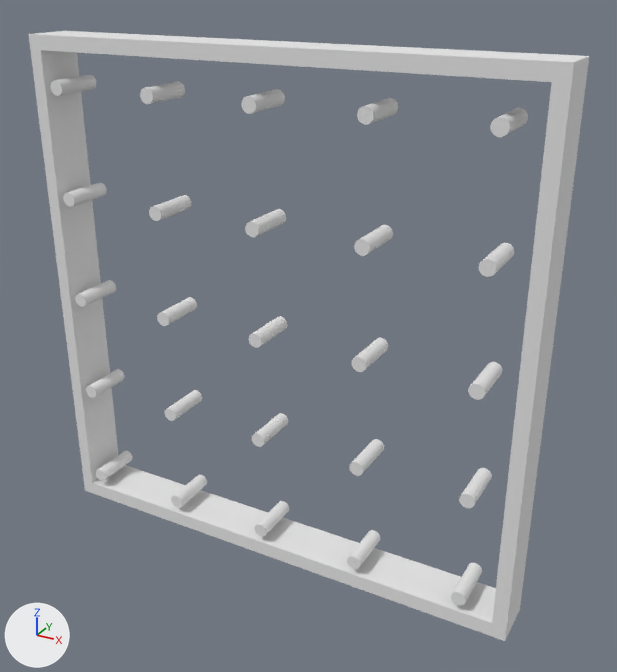
What one commit did to the OBJ model Models/iLQG-TRO-Task1-Pole5x5.obj.
One viewpoint serves both versions: a 50 mm camera at (26.2, -27.8, 23.2) aimed at (11.2, -0.5, 9.6). The axes (+X, +Y, +Z) are drawn at lower left. The lights are the same throughout. Where no turn or scale is listed for an object, it has been applied to the vertices.

Objects in the first picture: 'iLQG-TRO-Task1-Pole5x5'.
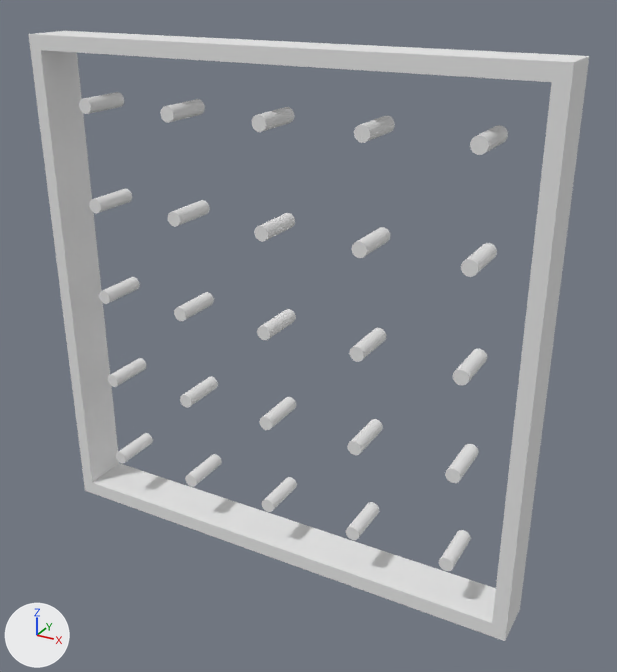
Commit message: revised PoleNxN models

The change, as a diff of the scene's bpy script:
```diff
--- a/Models/iLQG-TRO-Task1-Pole5x5.obj.py
+++ b/Models/iLQG-TRO-Task1-Pole5x5.obj.py
@@ me_ilqg_tro_task1_pole5x5 @@
 me_ilqg_tro_task1_pole5x5.from_pydata(...)  # 1216 vertices, 674 faces; spans x -0.6..20.6, y -2.0..0.0, z -0.6..20.6
+# me_ilqg_tro_task1_pole5x5 part 1: a new loose piece, a 24-sided cylinder along y spanning x 1.7..2.3, y -2.0..0.0, z 13.7..14.3, in mat_frontcolor (white #e7e7e7)
+# me_ilqg_tro_task1_pole5x5 part 2: a new loose piece, a 24-sided cylinder along y spanning x 1.7..2.3, y -2.0..0.0, z 1.7..2.3, in mat_frontcolor (white #e7e7e7)
+# me_ilqg_tro_task1_pole5x5 part 3: a new loose piece, a 24-sided cylinder along y spanning x 1.7..2.3, y -2.0..0.0, z 17.7..18.3, in mat_frontcolor (white #e7e7e7)
+# me_ilqg_tro_task1_pole5x5 part 4: a new loose piece, a 24-sided cylinder along y spanning x 1.7..2.3, y -2.0..0.0, z 5.7..6.3, in mat_frontcolor (white #e7e7e7)
+# me_ilqg_tro_task1_pole5x5 part 5: a new loose piece, a 24-sided cylinder along y spanning x 17.7..18.3, y -2.0..0.0, z 17.7..18.3, in mat_frontcolor (white #e7e7e7)
+# me_ilqg_tro_task1_pole5x5 part 6: a new loose piece, a 24-sided cylinder along y spanning x 5.7..6.3, y -2.0..0.0, z 13.7..14.3, in mat_frontcolor (white #e7e7e7)
+# me_ilqg_tro_task1_pole5x5 part 7: the loose piece of 48 vertices spanning x 4.8..5.4, y -2.0..0.0, z 9.3..9.9 is turned 105 degrees about the y axis through its middle, then moved by (0.9, 0.0, -7.6)
+# me_ilqg_tro_task1_pole5x5 part 8: the loose piece of 48 vertices spanning x 0.3..0.9, y -2.0..0.0, z 4.8..5.4 is turned -135 degrees about the y axis through its middle, then moved by (5.4, 0.0, 0.9)
+# me_ilqg_tro_task1_pole5x5 part 9: the loose piece of 48 vertices spanning x 13.8..14.4, y -2.0..0.0, z 0.3..0.9 is moved by (-4.1, 0.0, 1.4)
+# me_ilqg_tro_task1_pole5x5 part 10: a new loose piece, a 24-sided cylinder along y spanning x 5.7..6.3, y -2.0..0.0, z 17.7..18.3, in mat_frontcolor (white #e7e7e7)
+# me_ilqg_tro_task1_pole5x5 part 11: the loose piece of 48 vertices spanning x 9.3..9.9, y -2.0..0.0, z 4.8..5.4 is turned -60 degrees about the y axis through its middle, then moved by (0.4, 0.0, 0.9)
+# me_ilqg_tro_task1_pole5x5 part 12: a new loose piece, a 24-sided cylinder along y spanning x 17.7..18.3, y -2.0..0.0, z 1.7..2.3, in mat_frontcolor (white #e7e7e7)
+# me_ilqg_tro_task1_pole5x5 part 13: a new loose piece, a 24-sided cylinder along y spanning x 13.7..14.3, y -2.0..0.0, z 1.7..2.3, in mat_frontcolor (white #e7e7e7)
+# me_ilqg_tro_task1_pole5x5 part 14: a new loose piece, a 24-sided cylinder along y spanning x 1.7..2.3, y -2.0..0.0, z 9.7..10.3, in mat_frontcolor (white #e7e7e7)
+# me_ilqg_tro_task1_pole5x5 part 15: a new loose piece, a 24-sided cylinder along y spanning x 5.7..6.3, y -2.0..0.0, z 9.7..10.3, in mat_frontcolor (white #e7e7e7)
+# me_ilqg_tro_task1_pole5x5 part 16: the loose piece of 48 vertices spanning x 0.3..0.9, y -2.0..0.0, z 18.3..18.9 is moved by (9.4, 0.0, -0.6)
+# me_ilqg_tro_task1_pole5x5 part 17: a new loose piece, a 24-sided cylinder along y spanning x 17.7..18.3, y -2.0..0.0, z 5.7..6.3, in mat_frontcolor (white #e7e7e7)
+# me_ilqg_tro_task1_pole5x5 part 18: a new loose piece, a 24-sided cylinder along y spanning x 17.7..18.3, y -2.0..0.0, z 9.7..10.3, in mat_frontcolor (white #e7e7e7)
+# me_ilqg_tro_task1_pole5x5 part 19: a new loose piece, a 24-sided cylinder along y spanning x 13.7..14.3, y -2.0..0.0, z 5.7..6.3, in mat_frontcolor (white #e7e7e7)
+# me_ilqg_tro_task1_pole5x5 part 20: 14 loose pieces with 672 vertices, spanning x 0.3..18.9, y -2.0..0.0, z 0.3..18.9, are deleted
+# me_ilqg_tro_task1_pole5x5 part 21: 4 vertices moved within x 9.7..18.3, y -2.0..0.0, z 9.7..18.3; 252 vertices removed from x 9.3..18.9, y -2.0..0.0, z 9.3..18.9; 252 vertices added at x 9.7..18.3, y -2.0..0.0, z 9.7..18.3
 me_ilqg_tro_task1_pole5x5.materials.append(mat_frontcolor)
```

Where the change shows, as pixel boxes [x1, y1, x2, y2] in the pictures (617 x 672 px; the box of a moved part takes in the faces that stretch with it):
part 1 of me_ilqg_tro_task1_pole5x5, added: after [89, 189, 132, 213]
part 2 of me_ilqg_tro_task1_pole5x5, added: after [116, 433, 153, 463]
part 3 of me_ilqg_tro_task1_pole5x5, added: after [79, 92, 124, 114]
part 4 of me_ilqg_tro_task1_pole5x5, added: after [108, 358, 147, 387]
part 5 of me_ilqg_tro_task1_pole5x5, added: after [470, 125, 508, 155]
part 6 of me_ilqg_tro_task1_pole5x5, added: after [168, 200, 210, 227]
part 7 of me_ilqg_tro_task1_pole5x5, moved or reshaped: before [157, 297, 197, 326]; after [185, 454, 222, 487]
part 8 of me_ilqg_tro_task1_pole5x5, moved or reshaped: before [86, 369, 125, 398]; after [180, 377, 218, 408]
part 9 of me_ilqg_tro_task1_pole5x5, moved or reshaped: before [347, 530, 381, 569]; after [262, 477, 297, 512]
part 10 of me_ilqg_tro_task1_pole5x5, added: after [160, 99, 205, 123]
part 11 of me_ilqg_tro_task1_pole5x5, moved or reshaped: before [252, 413, 288, 447]; after [259, 397, 296, 430]
part 12 of me_ilqg_tro_task1_pole5x5, added: after [439, 530, 471, 571]
part 13 of me_ilqg_tro_task1_pole5x5, added: after [346, 502, 379, 540]
part 14 of me_ilqg_tro_task1_pole5x5, added: after [99, 277, 140, 304]
part 15 of me_ilqg_tro_task1_pole5x5, added: after [174, 292, 214, 321]
part 16 of me_ilqg_tro_task1_pole5x5, moved or reshaped: before [51, 75, 96, 96]; after [252, 107, 294, 132]
part 17 of me_ilqg_tro_task1_pole5x5, added: after [445, 444, 479, 483]
part 18 of me_ilqg_tro_task1_pole5x5, added: after [453, 349, 487, 386]
part 19 of me_ilqg_tro_task1_pole5x5, added: after [347, 419, 383, 455]
part 20 of me_ilqg_tro_task1_pole5x5, deleted: before [64, 82, 528, 605]
part 21 of me_ilqg_tro_task1_pole5x5, moved or reshaped: before [245, 98, 514, 372]; after [254, 116, 497, 362]
